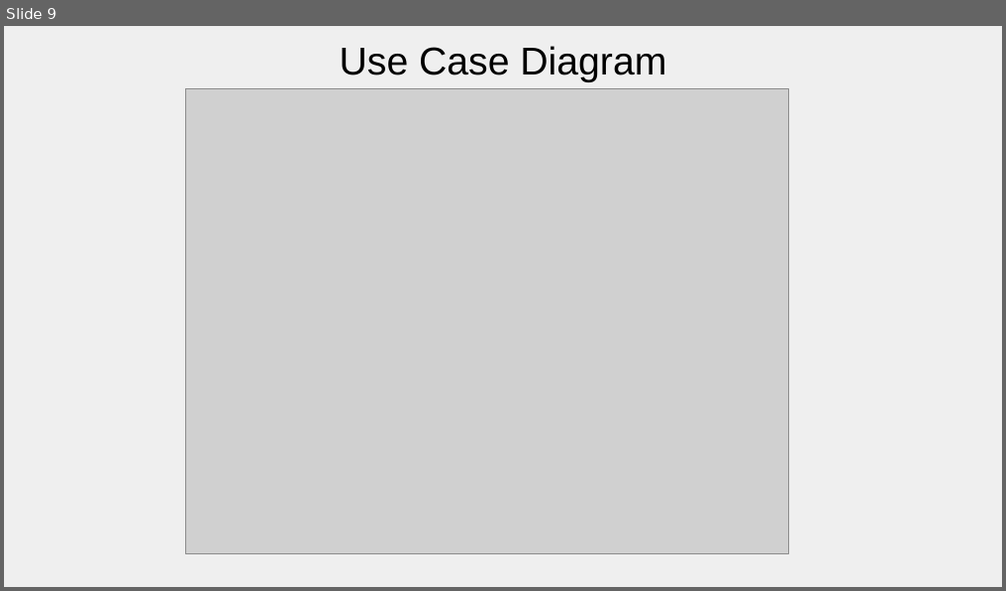
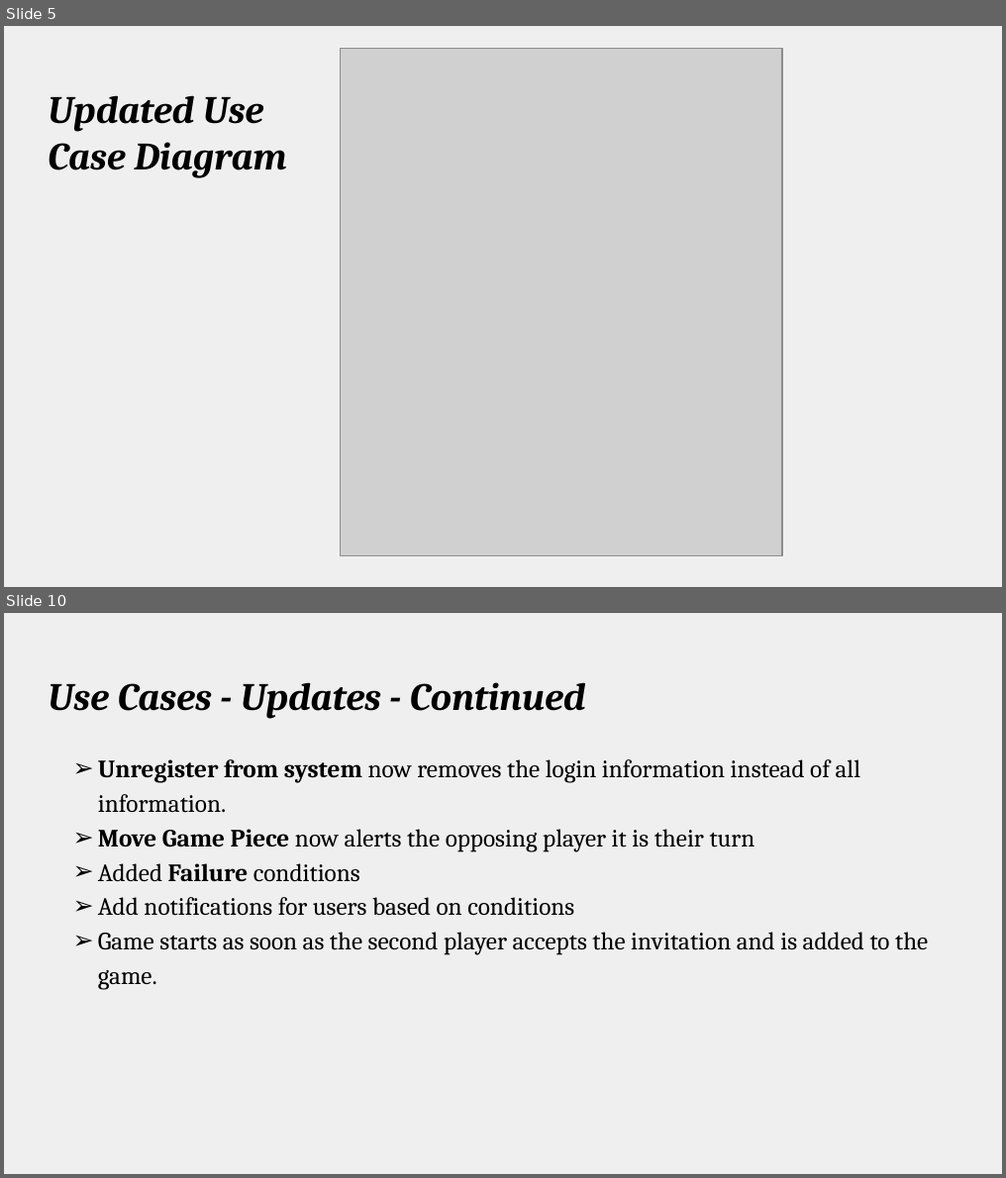
Before and after one commit to amgunden/cs414-f17-301-chessire-coders, a slide deck: documentation/Presentation.pptx. Shown one above the other, each under a label of ours: slide 9 before the commit, slides 5 and 10 after it; the slides between them are not shown. The pictures are 1006x591 and 1006x1178 pixels, drawn with LibreOffice and Linux fonts; fonts in the diff are those of the drawing; grey boxes stand for pictures. Boxes give left, top, right and bottom in pixels: in the first picture for what was removed or moved away, otherwise in the second. Text is boxed around its words. In the diff, an @@ line names an element or a change of style, - is before the commit and + after.

```diff
--- a/documentation/Presentation.pptx
+++ b/documentation/Presentation.pptx
@@ slide 10 added at [4,613,1002,1174], background #EFEFEF @@
@@ title added at [48,682,586,719], 28 pt, text #000000, bold, italic @@
+Use Cases - Updates - Continued
@@ text added at [98,760,928,990], 18 pt, text #000000 @@
+➢ Unregister from system now removes the login information instead of all information.
+➢ Move Game Piece now alerts the opposing player it is their turn
+➢ Added Failure conditions
+➢ Add notifications for users based on conditions
+➢ Game starts as soon as the second player accepts the invitation and is added to the game.
@@ what was slide 9 is now slide 5 @@
@@ slide 5 changed as well @@
@@ picture: place and size @@
-picture at [185,89,788,555]
+picture at [341,48,782,556]
@@ title at [48,95,287,178]: text changed; font Arial to Cambria; bold on; italic on @@
-Use Case Diagram
+Updated Use
+Case Diagram
```
Also in this commit, not shown: 2 other slides changed, 7 other slides added, 8 slides removed, 1 other file.
